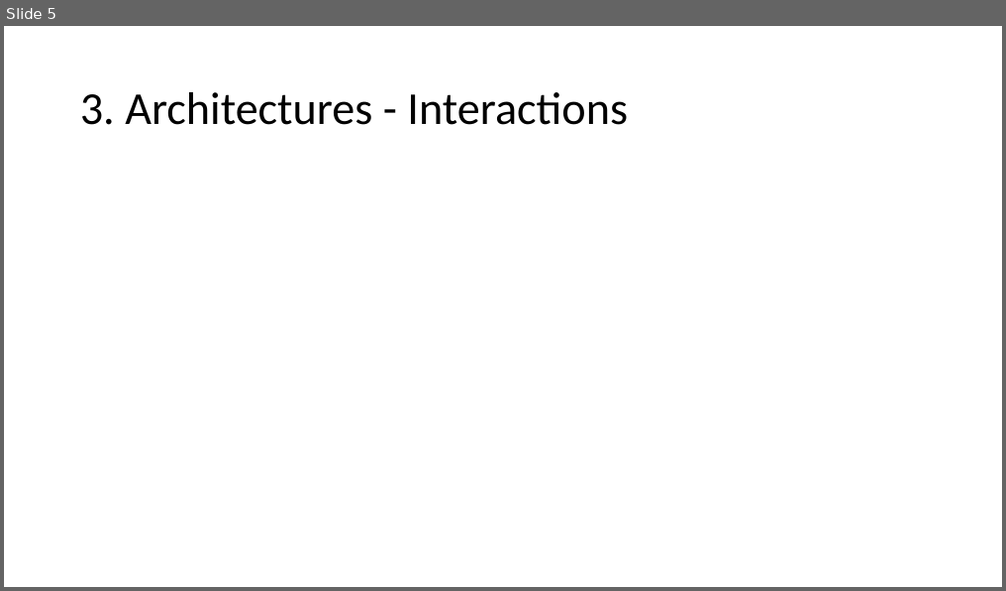
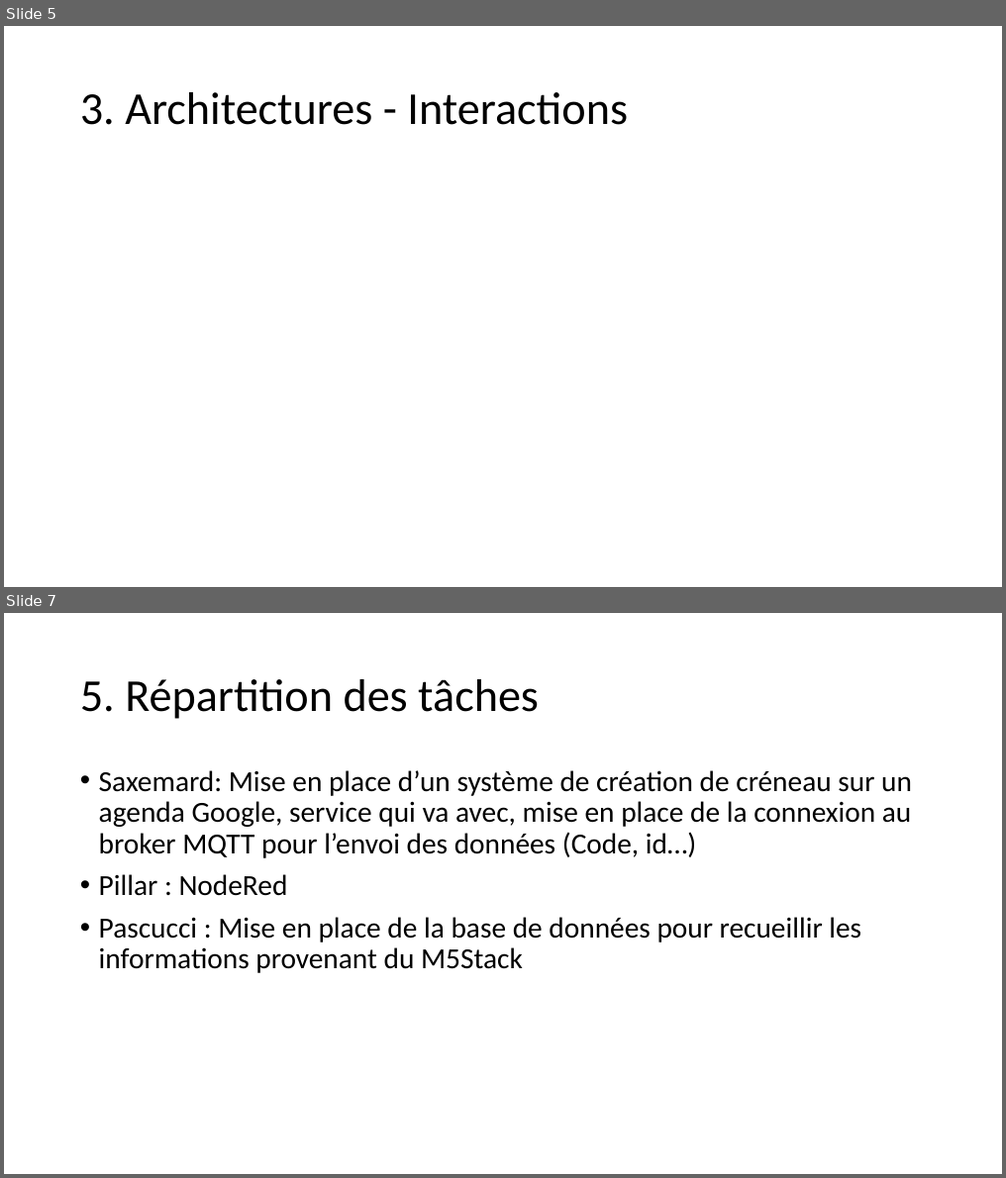
Before and after one commit to mapfra/lpiotia2022_GestionAccesBatiment, a slide deck: Gestion d’accès au batiment.pptx. Shown one above the other, each under a label of ours: slide 5 before the commit, slides 5 and 7 after it; the slides between them are not shown. The pictures are 1006x591 and 1006x1178 pixels, drawn with LibreOffice and Linux fonts; fonts in the diff are those of the drawing. Boxes give left, top, right and bottom in pixels: in the first picture for what was removed or moved away, otherwise in the second. Text is boxed around its words. In the diff, an @@ line names an element or a change of style, - is before the commit and + after.

Commit message:
Mise à jour planches

```diff
--- a/Gestion d’accès au batiment.pptx
+++ b/Gestion d’accès au batiment.pptx
@@ slide 7 added at [4,613,1002,1174], background #FFFFFF @@
@@ title added at [80,679,539,719], 44 pt, text #000000 @@
+5. Répartition des tâches
@@ text added at [99,770,912,973], 28 pt, text #000000 @@
+• Saxemard: Mise en place d’un système de création de créneau sur un agenda Google, service qui va avec, mise en place de la connexion au broker MQTT pour l’envoi des données (Code, id…)
+• Pillar : NodeRed
+• Pascucci : Mise en place de la base de données pour recueillir les informations provenant du M5Stack
```
Also in this commit, not shown: 2 slides changed, 1 other slide added.
